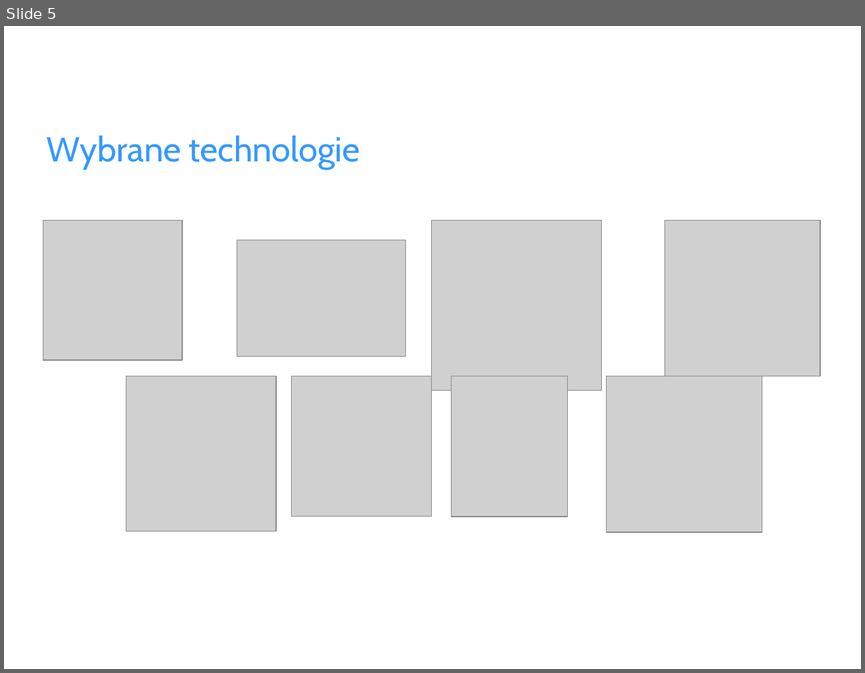
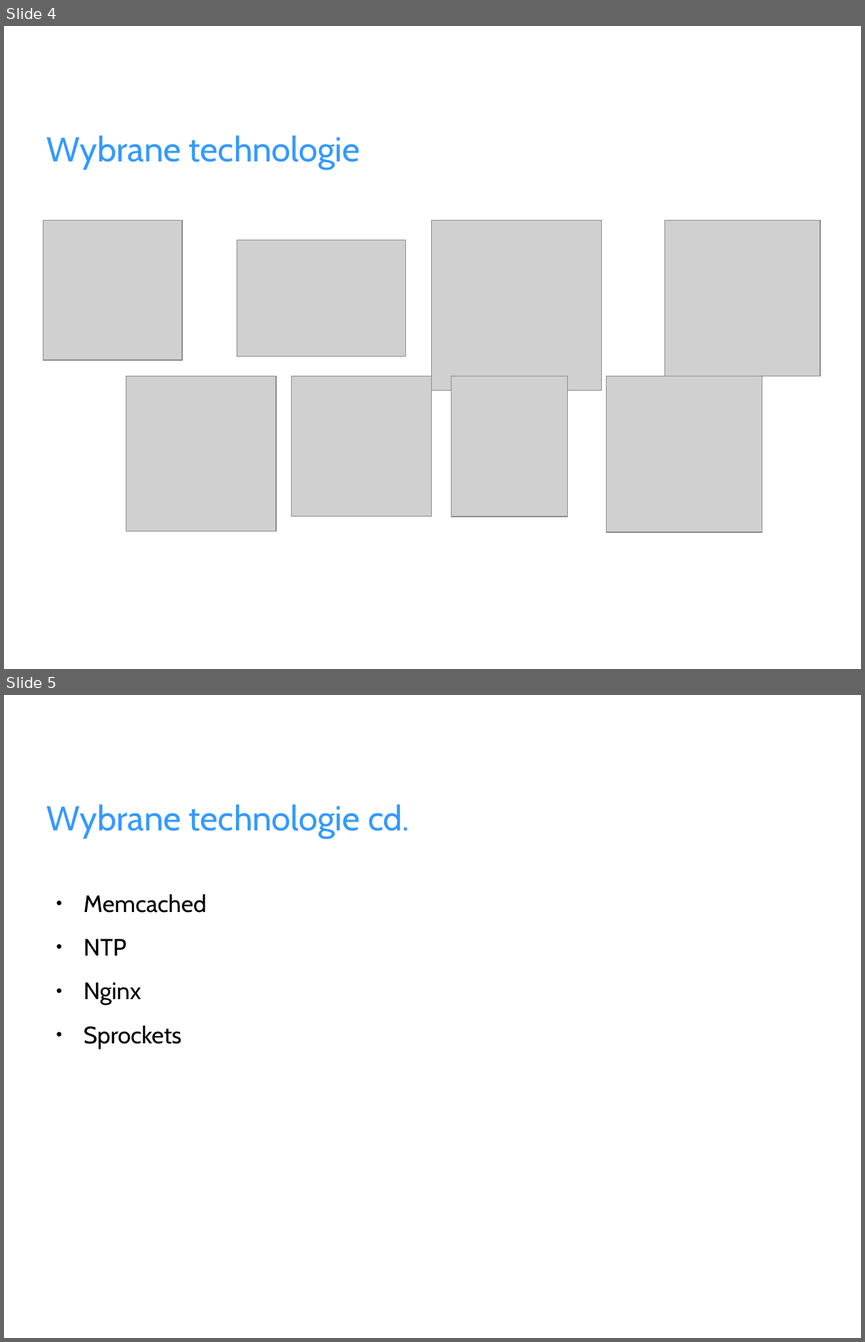
Before and after one commit to okapusta/skirace, a slide deck: doc/prezentacja_obrona.odp. Shown one above the other, each under a label of ours: slide 5 before the commit, slides 4 and 5 after it. The pictures are 865x673 and 865x1342 pixels, drawn with LibreOffice and Linux fonts; fonts in the diff are those of the drawing; grey boxes stand for pictures; background and template pictures are left out. Boxes give left, top, right and bottom in pixels: in the first picture for what was removed or moved away, otherwise in the second. Text is boxed around its words. In the diff, an @@ line names an element or a change of style, - is before the commit and + after.

Commit message:
btr presentation

```diff
--- a/doc/prezentacja_obrona.odp
+++ b/doc/prezentacja_obrona.odp
@@ slide 5 added at bbox=[4, 695, 861, 1338], background picture (left out) @@
@@ title added at bbox=[47, 804, 409, 838], 32 pt, text #3399FF @@
+Wybrane technologie cd.
@@ text added at bbox=[84, 894, 207, 1049], 22 pt, text #000000 @@
+● Memcached
+● NTP
+● Nginx
+● Sprockets
@@ what was slide 5 is now slide 4 @@
```
Also in this commit, not shown: 4 other slides added, 5 other files.
